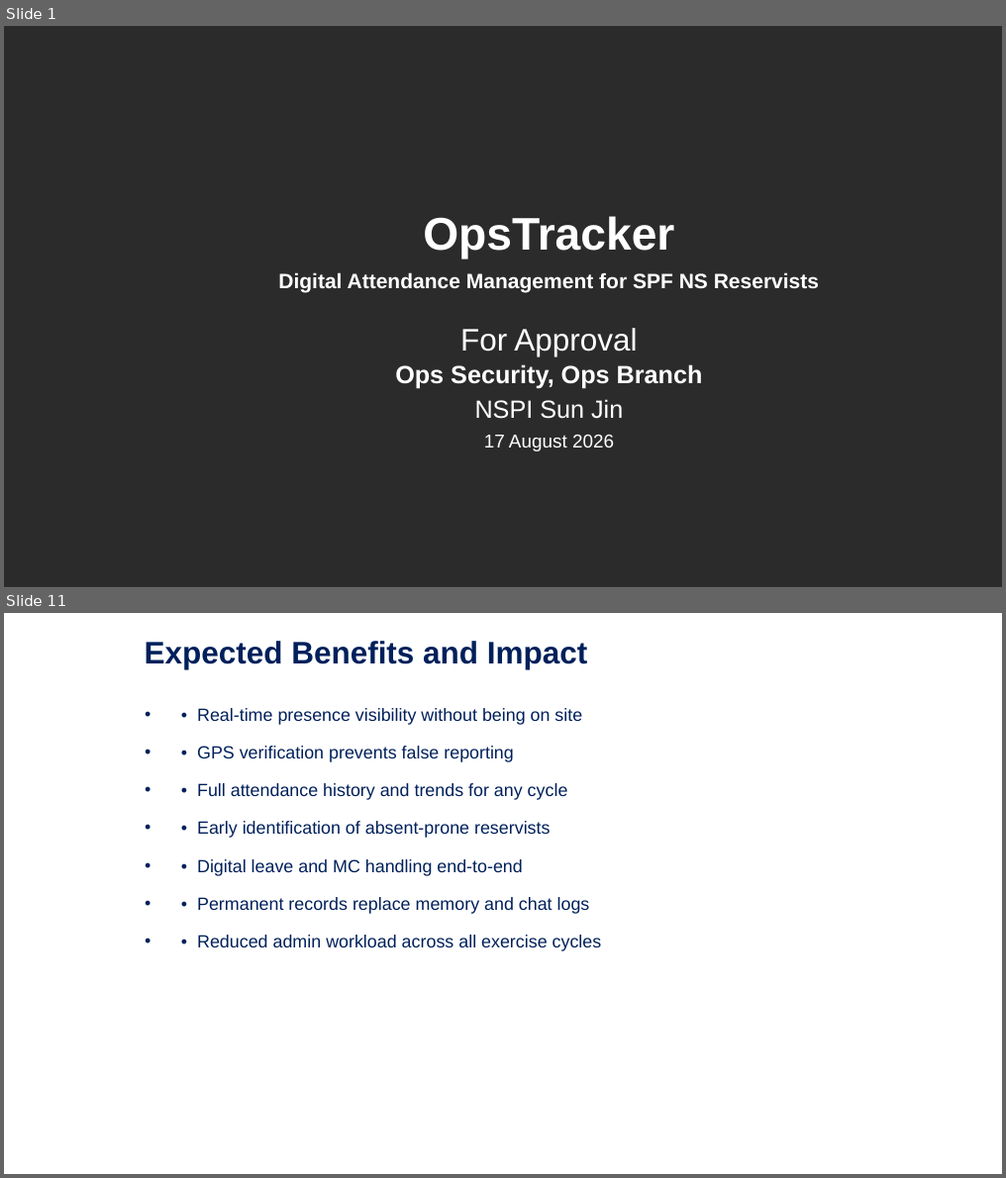
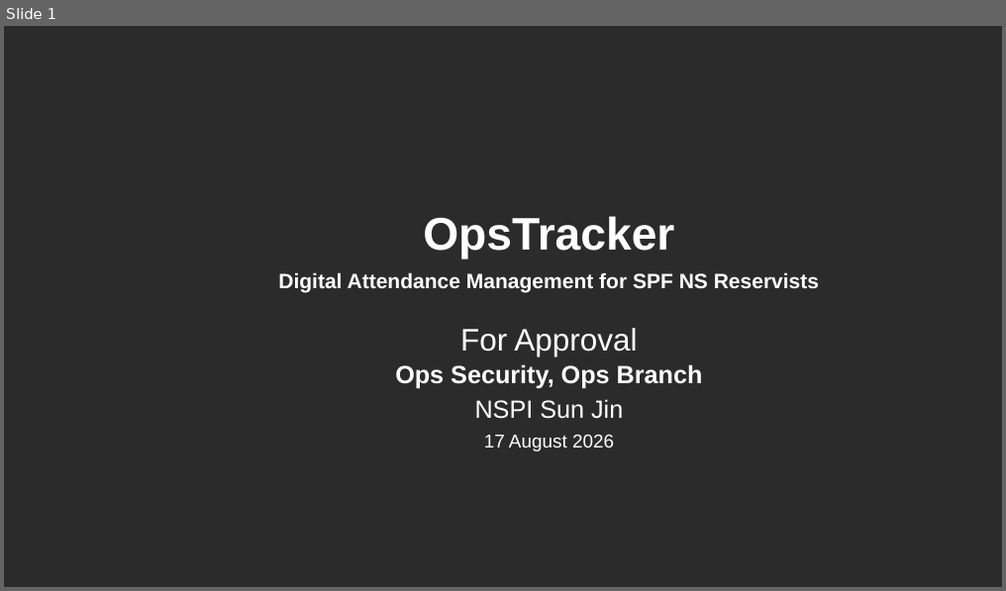
Before and after one commit to GOHSUNJIN/reservist, a slide deck: OpsTracker.pptx. Shown one above the other, each under a label of ours: slides 1 and 11 before the commit, slide 1 after it; the slides between them are not shown. The pictures are 1006x1178 and 1006x591 pixels, drawn with LibreOffice and Linux fonts; fonts in the diff are those of the drawing; background and template pictures are left out; a plain dark background stands for a picture behind light text. Boxes give left, top, right and bottom in pixels: in the first picture for what was removed or moved away, otherwise in the second. Text is boxed around its words. In the diff, an @@ line names an element or a change of style, - is before the commit and + after.

```diff
--- a/OpsTracker.pptx
+++ b/OpsTracker.pptx
@@ slide 11 removed at [4, 613, 1002, 1174], background #FFFFFF @@
@@ title removed at [145, 641, 587, 669] @@
-Expected Benefits and Impact
@@ text removed at [197, 708, 602, 952] @@
-• • Real-time presence visibility without being on site
-• • GPS verification prevents false reporting
-• • Full attendance history and trends for any cycle
-• • Early identification of absent-prone reservists
-• • Digital leave and MC handling end-to-end
-• • Permanent records replace memory and chat logs
-• • Reduced admin workload across all exercise cycles
```
Also in this commit, not shown: 13 slides changed, 10 slides added, 1 other slide removed, 20 other files.
